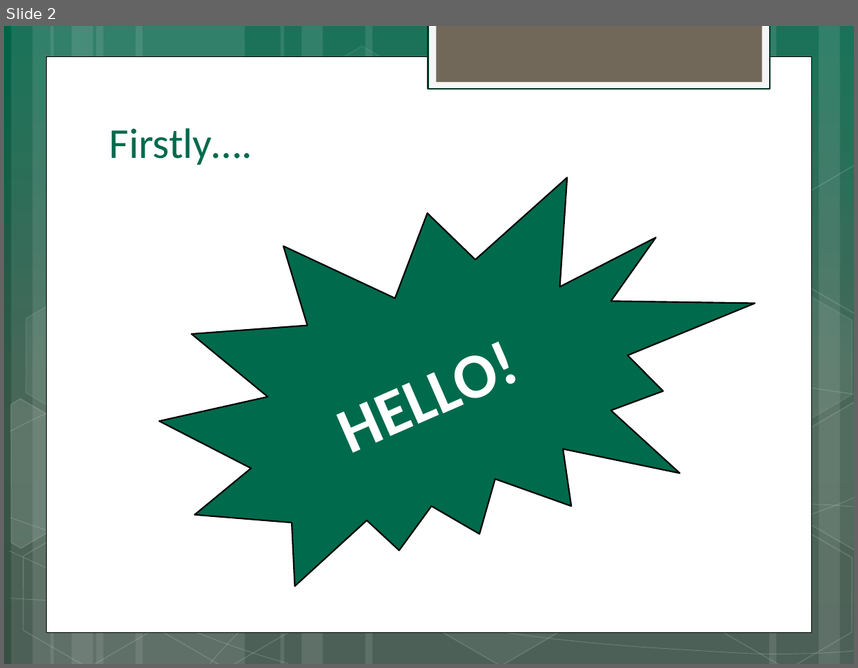
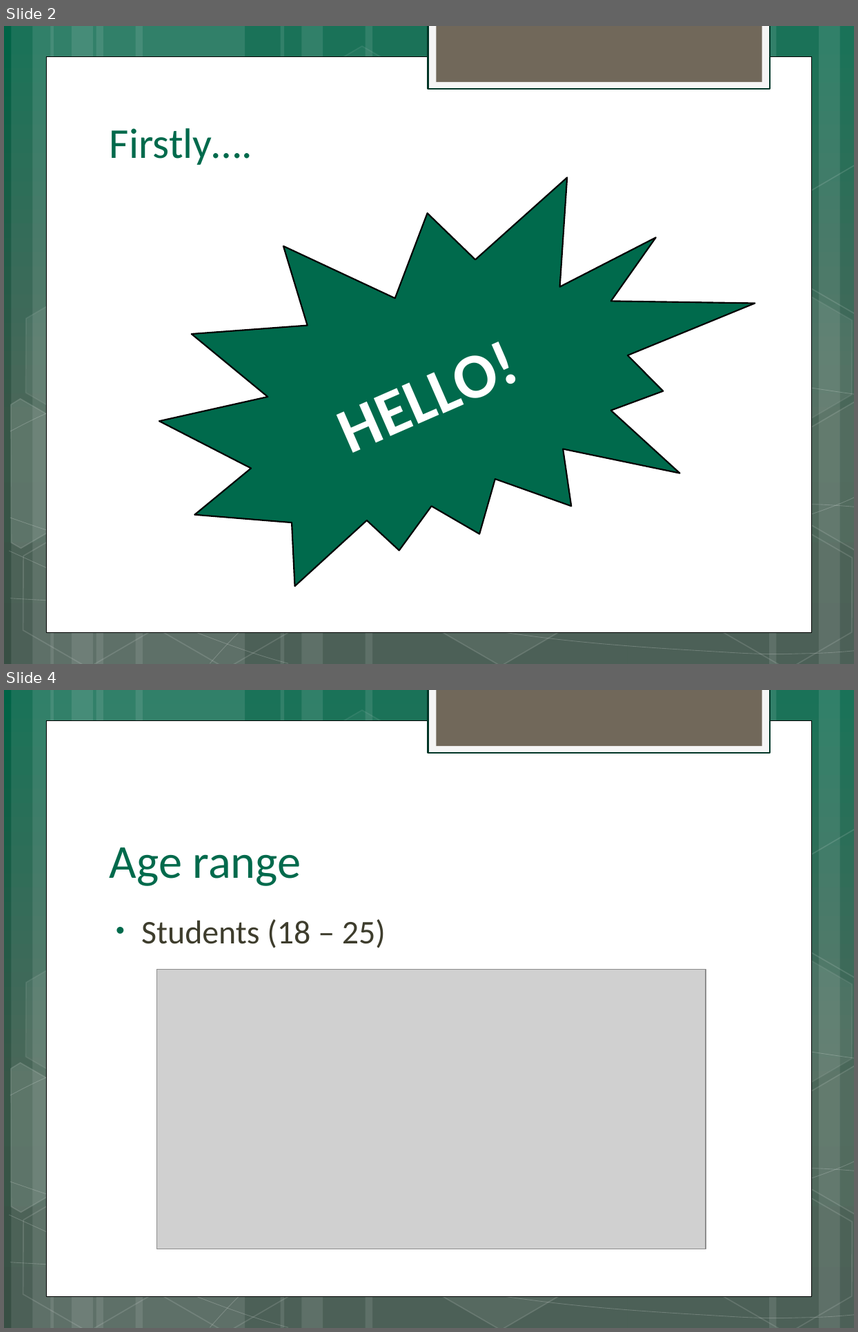
Before and after one commit to d-baranowski/Team-2, a slide deck: Powerpoint for Dragons Den/Dragons Den Presentation.pptx. Shown one above the other, each under a label of ours: slide 2 before the commit, slides 2 and 4 after it; the slides between them are not shown. The pictures are 858x668 and 858x1332 pixels, drawn with LibreOffice and Linux fonts; fonts in the diff are those of the drawing; grey boxes stand for pictures. Boxes give left, top, right and bottom in pixels: in the first picture for what was removed or moved away, otherwise in the second. Text is boxed around its words. In the diff, an @@ line names an element or a change of style, - is before the commit and + after.

```diff
--- a/Powerpoint for Dragons Den/Dragons Den Presentation.pptx
+++ b/Powerpoint for Dragons Den/Dragons Den Presentation.pptx
@@ slide 4 added at box(4, 690, 854, 1328), background gradient #006347 to #375648 to #385044; not listed: 31 template elements that a slide beside it also shows @@
@@ title added at box(110, 847, 301, 886), 40 pt, text #006A4C @@
+Age range
@@ text added at box(141, 919, 386, 948), 28 pt, text #3E3D2D @@
+• Students (18 – 25)
@@ picture added at box(157, 969, 706, 1248) @@
```
Also in this commit, not shown: 1 slide changed, 11 other slides added, 5 slides removed.
